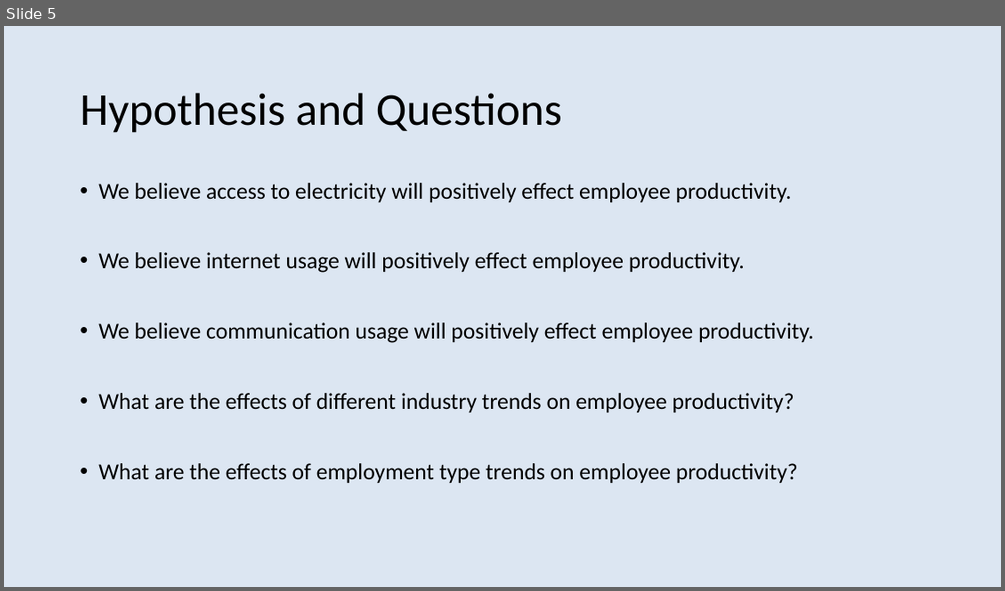
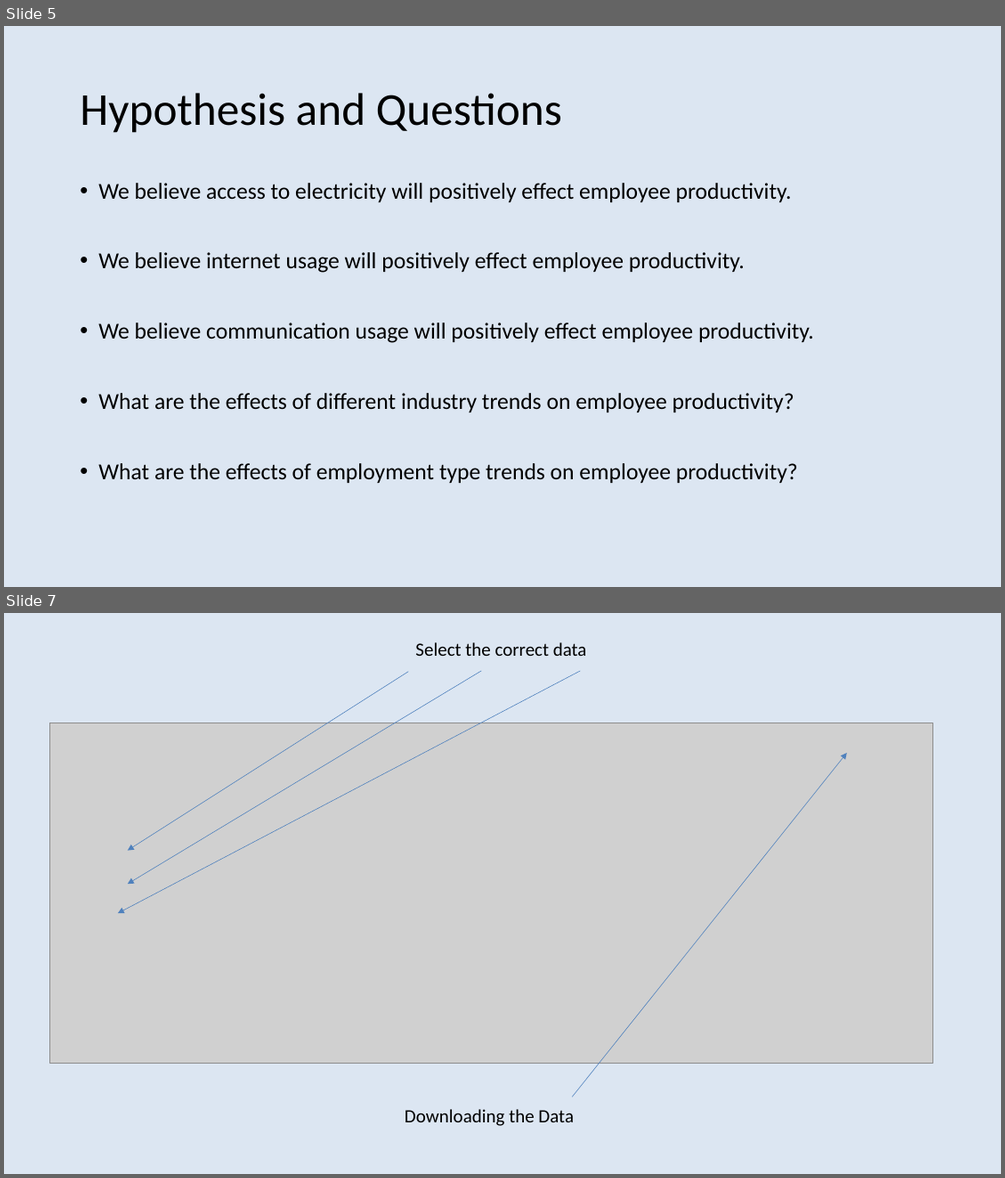
Before and after one commit to dustinak80/Information-Visualization, a slide deck: Project/Project Proposal.pptx. Shown one above the other, each under a label of ours: slide 5 before the commit, slides 5 and 7 after it; the slides between them are not shown. The pictures are 1005x591 and 1005x1178 pixels, drawn with LibreOffice and Linux fonts; fonts in the diff are those of the drawing; grey boxes stand for pictures. Boxes give left, top, right and bottom in pixels: in the first picture for what was removed or moved away, otherwise in the second. Text is boxed around its words. In the diff, an @@ line names an element or a change of style, - is before the commit and + after.

```diff
--- a/Project/Project Proposal.pptx
+++ b/Project/Project Proposal.pptx
@@ slide 7 added at (4, 613, 1001, 1174), background #DCE6F2 @@
@@ text added at (415, 642, 587, 656), 18 pt, text #000000 @@
+Select the correct data
@@ arrow added from (581, 671) to (118, 913), #4F81BD 0.5 pt @@
@@ arrow added from (409, 672) to (128, 850), #4F81BD 0.5 pt @@
@@ arrow added from (481, 671) to (128, 884), #4F81BD 0.5 pt @@
@@ picture added at (50, 723, 933, 1063) @@
@@ arrow added from (573, 1097) to (847, 753), #4F81BD 0.5 pt @@
@@ text added at (404, 1109, 574, 1126), 18 pt, text #000000 @@
+Downloading the Data
```
Also in this commit, not shown: 2 slides changed, 1 other slide added, 1 slide removed.
